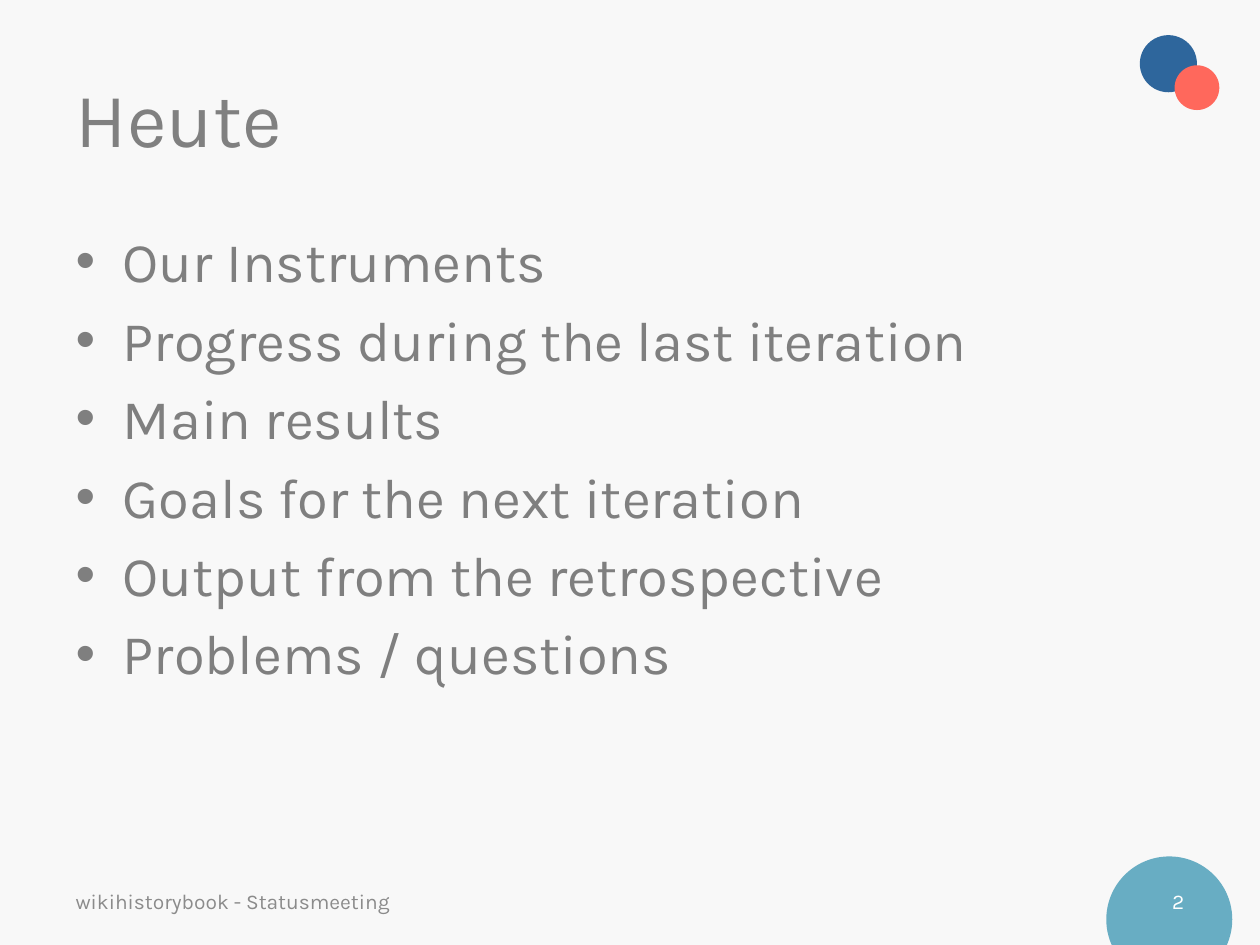
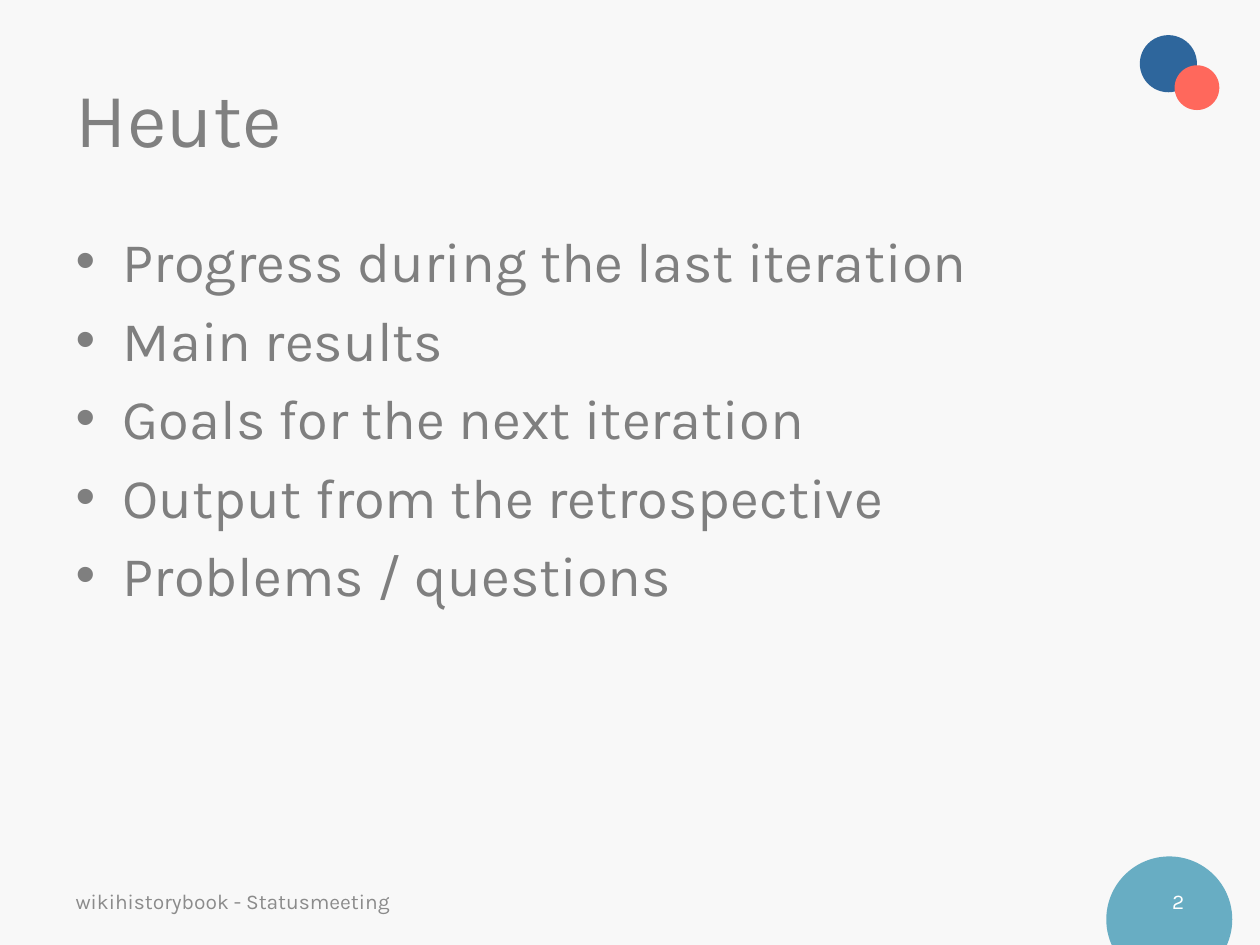
Before and after one commit to neptunehigh/wikihistorybook, a slide deck: slide 2 of administration/Sprint presentations/Presentation_Sprint_1.pptx. Drawn at 1260x945 pixels with LibreOffice and Linux fonts; fonts in the diff are those of the drawing; background and template pictures are left out. Boxes give left, top, right and bottom in pixels: in the first picture for what was removed or moved away, otherwise in the second. Text is boxed around its words. In the diff, an @@ line names an element or a change of style, - is before the commit and + after.

```diff
--- a/administration/Sprint presentations/Presentation_Sprint_1.pptx
+++ b/administration/Sprint presentations/Presentation_Sprint_1.pptx
@@ text at [123,246,545,283]: paragraph removed @@
-• Our Instruments
```
Also in this commit, not shown: 7 other slides changed, 2 slides added.
